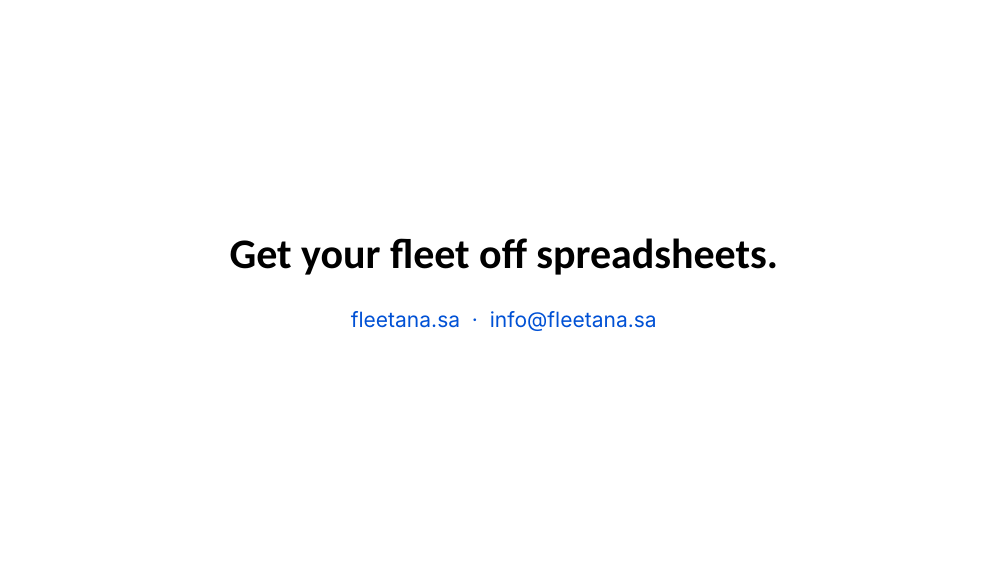
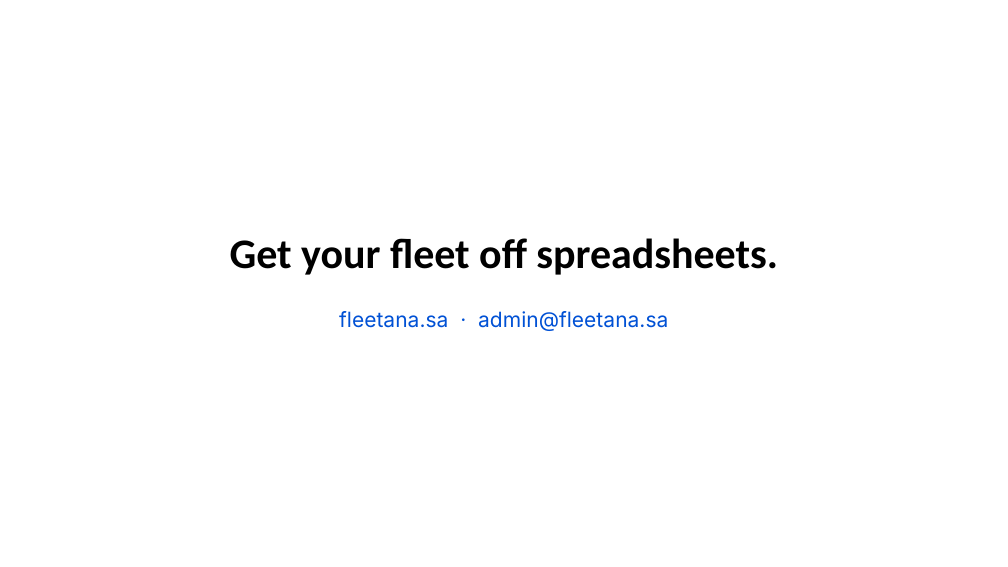
Before and after one commit to AbdallahDaban/Claude, a slide deck: slide 20 of fleetana-launch/brand/profile/Fleetana-Company-Profile-EN.pptx. Drawn at 1008x567 pixels with LibreOffice and Linux fonts; fonts in the diff are those of the drawing; background and template pictures are left out. Boxes give left, top, right and bottom in pixels: in the first picture for what was removed or moved away, otherwise in the second. Text is boxed around its words. In the diff, an @@ line names an element or a change of style, - is before the commit and + after.

```diff
--- a/fleetana-launch/brand/profile/Fleetana-Company-Profile-EN.pptx
+++ b/fleetana-launch/brand/profile/Fleetana-Company-Profile-EN.pptx
@@ text at <box>339,311,668,331</box>: text changed @@
-fleetana.sa · info@fleetana.sa
+fleetana.sa · admin@fleetana.sa
```
Also in this commit, not shown: 7 other files.
